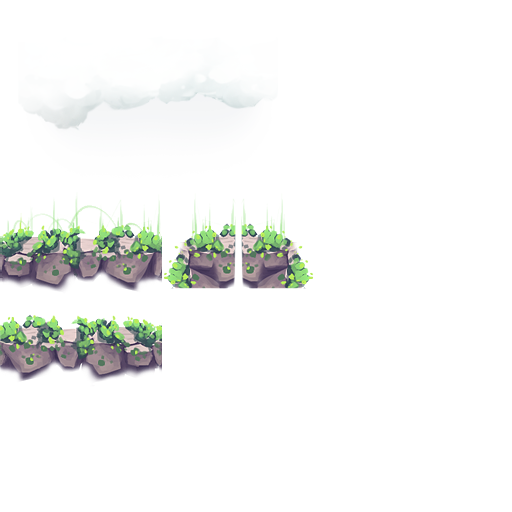
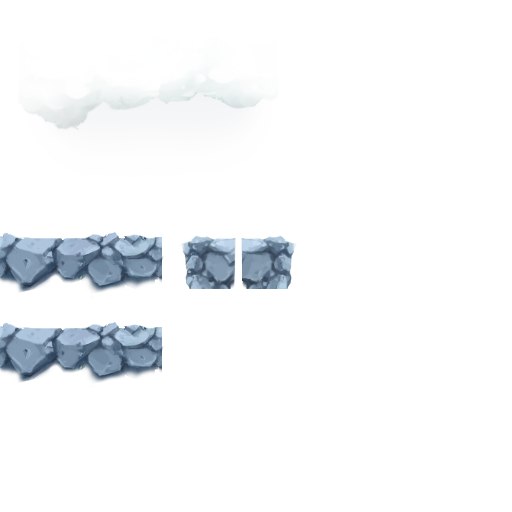
Before/after of a 512 x 512 layered artwork. What changed in the layer stack:
hid "Corner" (1st of 2) over [164, 193, 236, 289]
hid "Corner" (2nd of 2) over [241, 193, 314, 289]
hid "Sides" over [0, 314, 162, 387]
hid "Bottom" over [0, 192, 162, 294]
added layer "圖層 11 拷貝" above "圖層 4" over [241, 235, 298, 289]
added layer "圖層 4" above "圖層 3 拷貝" over [179, 235, 236, 289]
added layer "圖層 3 拷貝" above "圖層 3" over [0, 321, 164, 387]
added layer "圖層 3" above "圖層 1" over [0, 231, 164, 297]
